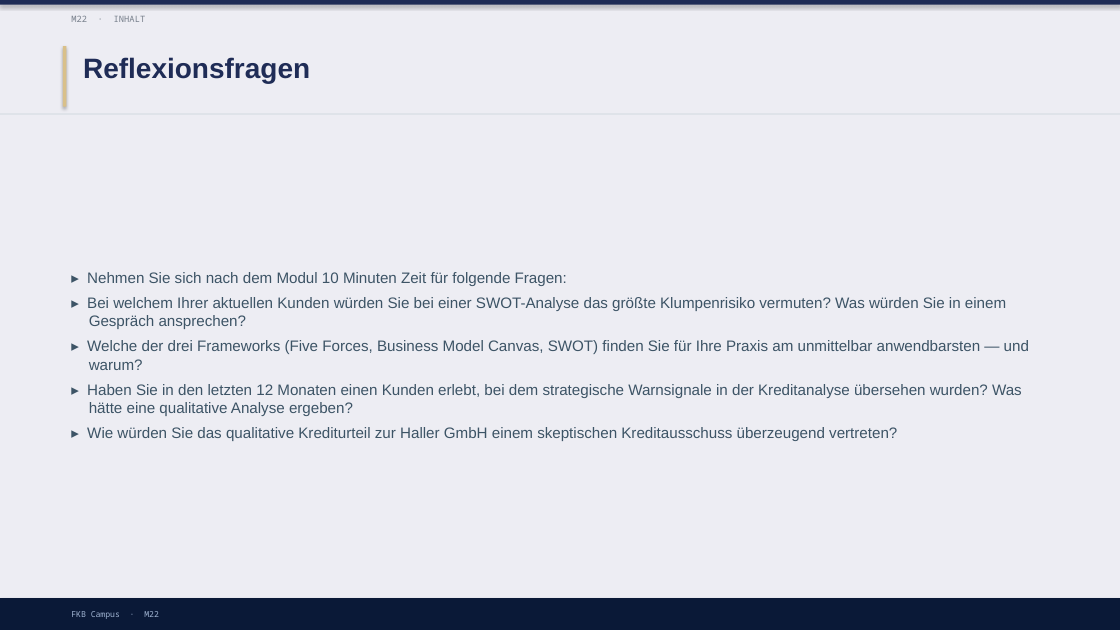
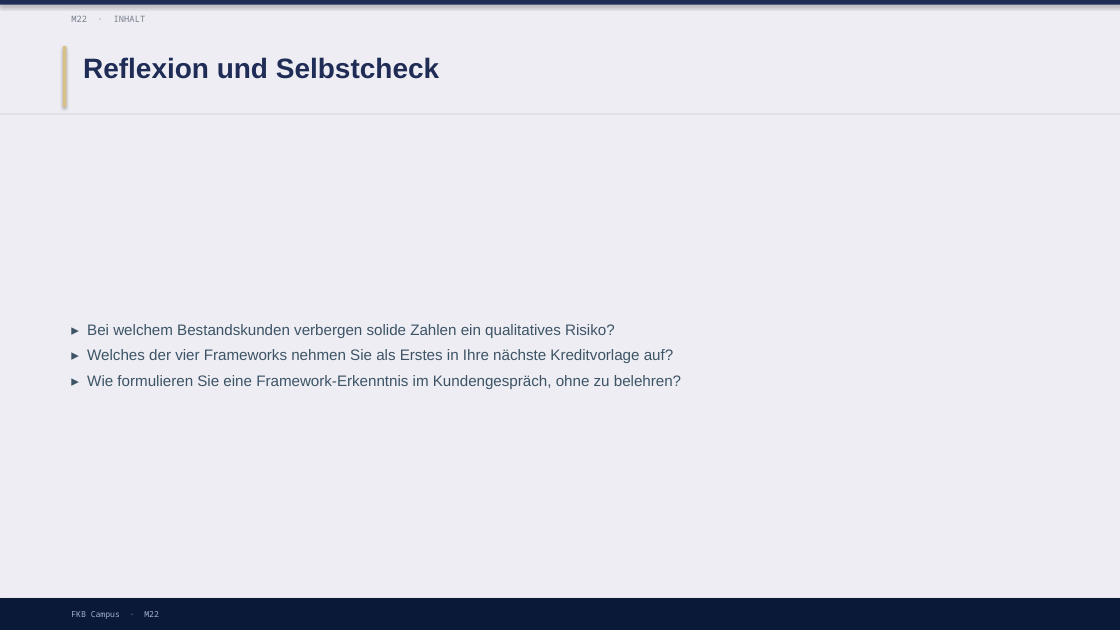
Before and after one commit to ck5rqc47pr-byte/firmenkundenakademie-online, a slide deck: slide 21 of protected-downloads/praesentation/M22.pptx (slide 19 before the commit). Drawn at 1120x630 pixels with LibreOffice and Linux fonts; fonts in the diff are those of the drawing. Boxes give left, top, right and bottom in pixels: in the first picture for what was removed or moved away, otherwise in the second. Text is boxed around its words. In the diff, an @@ line names an element or a change of style, - is before the commit and + after.

```diff
--- a/protected-downloads/praesentation/M22.pptx
+++ b/protected-downloads/praesentation/M22.pptx
@@ text at (83, 57, 439, 79): text changed @@
-Reflexionsfragen
+Reflexion und Selbstcheck
@@ text at (87, 324, 681, 389): text changed @@
-▸ Nehmen Sie sich nach dem Modul 10 Minuten Zeit für folgende Fragen:
-▸ Bei welchem Ihrer aktuellen Kunden würden Sie bei einer SWOT-Analyse das größte Klumpenrisiko vermuten? Was würden Sie in einem Gespräch ansprechen?
-▸ Welche der drei Frameworks (Five Forces, Business Model Canvas, SWOT) finden Sie für Ihre Praxis am unmittelbar anwendbarsten — und warum?
-▸ Haben Sie in den letzten 12 Monaten einen Kunden erlebt, bei dem strategische Warnsignale in der Kreditanalyse übersehen wurden? Was hätte eine qualitative Analyse ergeben?
-▸ Wie würden Sie das qualitative Krediturteil zur Haller GmbH einem skeptischen Kreditausschuss überzeugend vertreten?
+▸ Bei welchem Bestandskunden verbergen solide Zahlen ein qualitatives Risiko?
+▸ Welches der vier Frameworks nehmen Sie als Erstes in Ihre nächste Kreditvorlage auf?
+▸ Wie formulieren Sie eine Framework-Erkenntnis im Kundengespräch, ohne zu belehren?
```
Also in this commit, not shown: 10 other slides changed, 5 slides added, 3 slides removed, 1 other file.
